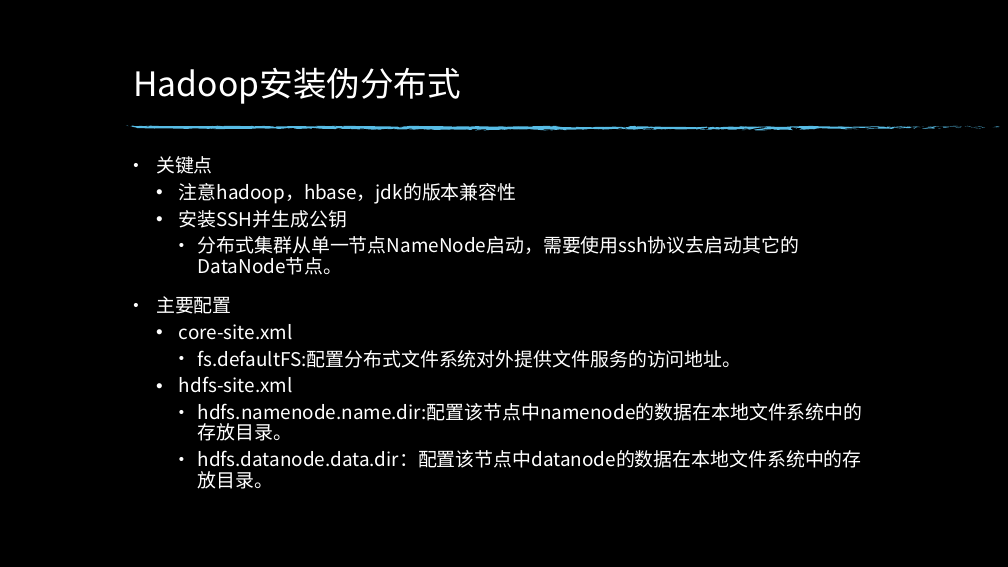
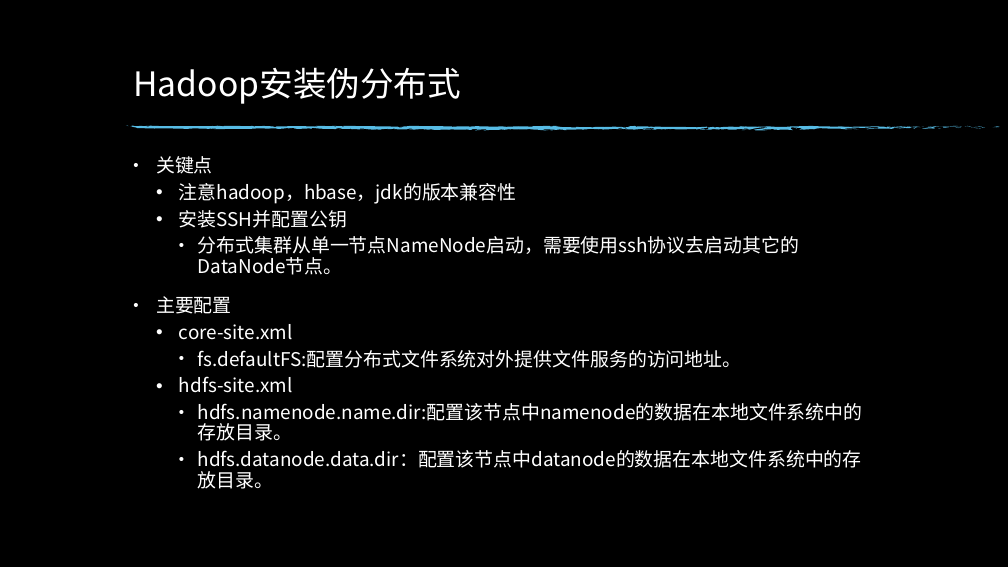
Before and after one commit to luminocean/cloud-computing, a slide deck: slide 8 of homework/实践1.pptx. Drawn at 1008x567 pixels with LibreOffice and Linux fonts; fonts in the diff are those of the drawing; background and template pictures are left out. Boxes give left, top, right and bottom in pixels: in the first picture for what was removed or moved away, otherwise in the second. Text is boxed around its words. In the diff, an @@ line names an element or a change of style, - is before the commit and + after.

```diff
--- a/homework/实践1.pptx
+++ b/homework/实践1.pptx
@@ text at (x1=179, y1=210, x2=347, y2=228): text changed @@
-  • 安装SSH并生成公钥
+  • 安装SSH并配置公钥
```
Also in this commit, not shown: 5 other slides changed.
